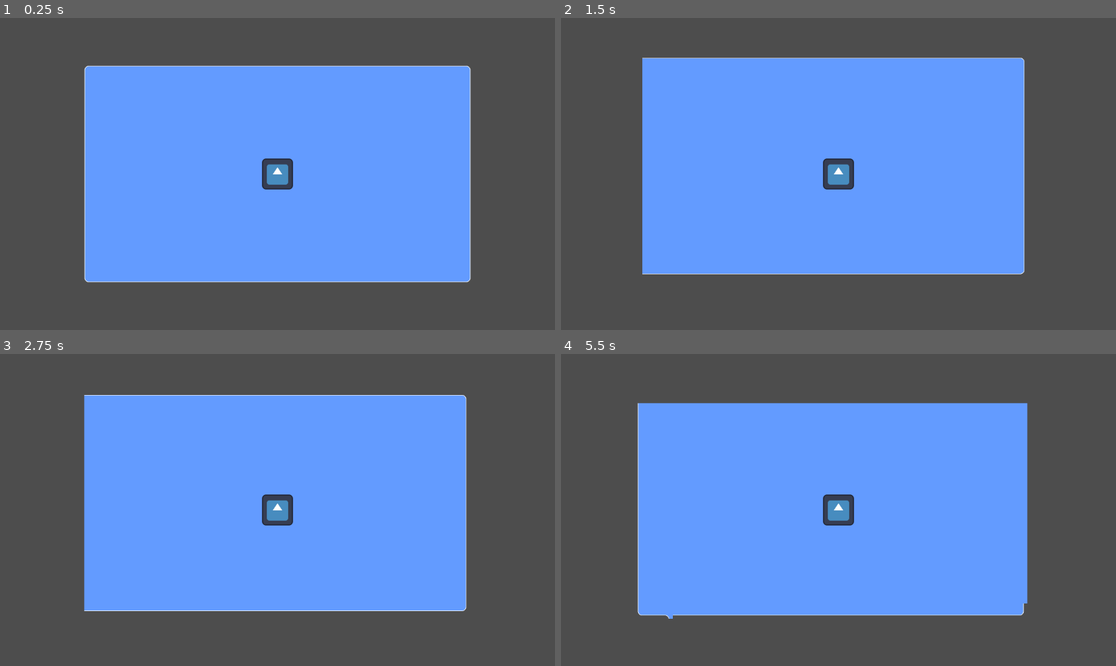
Above: before the commit, frames 1-4 (two rows, left to right).
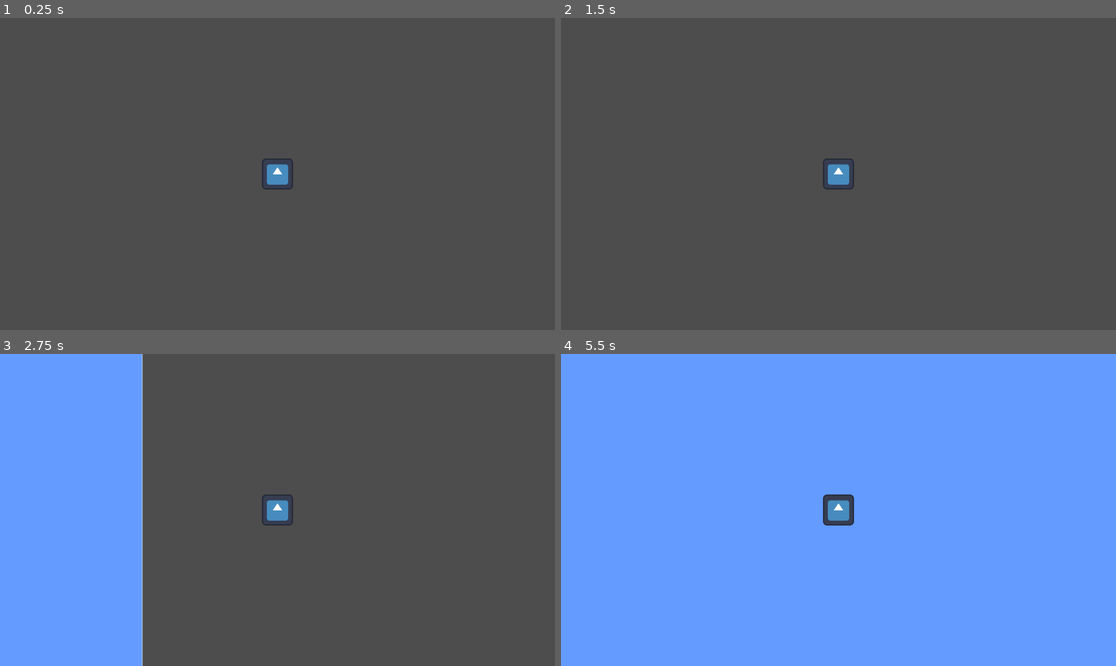
Above: after the commit, the same moments.

Repository: SimpleSyimyk/dualgrid-terrain-generation
Game: Godot game, scene res://example/world/world.tscn
The game is run twice, just before and just after one commit, with the same random seed, the same clock (stepped at 60 frames per second) and the same inputs. The engine's default icon, where the game draws it, is replaced by a stand-in: a white triangle on a blue panel in a dark square.
Inputs:
- Up to frame 1 (0.25 s): no input
- Up to frame 2 (1.5 s): tap Enter at 0.5 s; hold Right (ui_right) 0.53-1.28 s; hold Down (ui_down) from 1.28 s (still down)
- Up to frame 3 (2.75 s): release Down (ui_down) at 2.03 s; hold Right (ui_right) from 2.03 s (still down)
- Up to frame 4 (5.5 s): release Right (ui_right) at 2.78 s; hold Up (ui_up) 2.78-3.53 s; hold Left (ui_left) 3.53-5.03 s; hold Down (ui_down) from 5.03 s (still down)

The runs differ from the first frame. In frame 1, 48% of the frame differs, in the area x 15-85%, y 15-85%; in frame 2, 47%; in frame 3, 59%, in the area x 0-85%, y 0-100%; in frame 4, 53%.

Commit message:
Splash one freeze on multiple frames

Diff:
--- a/dual-grid-generator/example/world/world.tscn
+++ b/dual-grid-generator/example/world/world.tscn
@@ -198,6 +198,7 @@
 script = ExtResource("1_6xmxd")
 camera_path = NodePath("../Player/Camera2D")
 generation_params = SubResource("Resource_ai45w")
+render_distance = Vector2(4800, 2700)
 metadata/_custom_type_script = "uid://uglqrmvi70l4"
 
 [node name="Forest" type="TileMapLayer" parent="ProceduralGenerator"]
--- /dev/null
+++ b/dual-grid-generator/lib/ChunkChecker.gd
@@ -0,0 +1,91 @@
+class_name ChunkChecker extends Node
+
+var batch_size : int
+var chunk_arr : Array[Vector2i]
+var loaded_chunks : Dictionary
+var current_index : int = 0
+var biome_grids
+var noise_buffer
+var biome_names
+var generation_params
+var terrain_noise
+var biom_grid_resource_param_cache : Dictionary[int, PackedInt32Array] = {}
+var result
+
+func _init(
+	_chunk_arr: Array[Vector2i],
+	_batch_size: int,
+	_loaded_chunks : Dictionary,
+	_biome_grids,
+	_noise_buffer,
+	_biome_names,
+	_generation_params,
+	_terrain_noise,
+	_biom_grid_resource_param_cache
+
+	):
+	batch_size = _batch_size
+	chunk_arr = _chunk_arr
+	loaded_chunks = _loaded_chunks
+	biome_grids = _biome_grids
+	noise_buffer = _noise_buffer
+	biome_names = _biome_names
+	generation_params = _generation_params
+	terrain_noise = _terrain_noise
+	biom_grid_resource_param_cache = _biom_grid_resource_param_cache
+
+
+func process_batch():
+	var end_index = min(current_index + batch_size, chunk_arr.size())
+
+	for i in range(current_index, end_index):
+		var target_chunk_coords = chunk_arr[i] as Vector2i
+		if target_chunk_coords in loaded_chunks:
+			# Optional: check neighbors for completeness
+			if _chunk_neighbors_complete(target_chunk_coords):
+				continue
+		var biome_name: String = _determine_biome_at_coordinates(target_chunk_coords)
+		if biome_grids.has(biome_name):
+			loaded_chunks[target_chunk_coords] = biome_name
+			biome_grids[biome_name].auto_tile(target_chunk_coords)
+
+	current_index = end_index
+	if current_index >= chunk_arr.size():
+		return true
+	return false
+
+
+func _chunk_neighbors_complete(chunk_coords : Vector2i):
+	for dx in [-1, 0, 1]:
+		for dy in [-1, 0, 1]:
+			if Vector2i(chunk_coords.x + dx, chunk_coords.y + dy) not in loaded_chunks:
+				return false
+	return true
+
+
+func _determine_biome_at_coordinates(chunk_coords: Vector2i) -> String:
+	_get_noise_params(chunk_coords, noise_buffer)
+	var min_score: int = 10000
+	var best_index := -1
+	for biom_index in biome_names.size():
+		var current_similar: int =  _how_similar_params(biom_index, noise_buffer)
+		if current_similar < min_score:
+			min_score = current_similar
+			best_index = biom_index
+	return biome_names[best_index] if best_index != -1 else ""
+
+
+func _get_noise_params(chunk_coords: Vector2i, out_buffer: PackedInt32Array) -> void:
+	for index in range(generation_params.param_names.size()):
+		out_buffer[index] = _get_noise_value(chunk_coords.x, chunk_coords.y, index * 1000)
+
+func _get_noise_value(x_coordinate: int, y_coordinate: int, z_offset: int) -> int:
+	var value: int = floor(terrain_noise.get_noise_3d(x_coordinate, y_coordinate, z_offset) * 10)
+	return value if value > 0 else -value
+
+func _how_similar_params(biome_index: int, terrain_params_buffer: PackedInt32Array) -> int:
+	var total_difference_score: int = 0
+	var biome_params := biom_grid_resource_param_cache[biome_index]
+	for index in terrain_params_buffer.size():
+		total_difference_score += abs(biome_params[index] - terrain_params_buffer[index])
+	return total_difference_score
--- a/dual-grid-generator/lib/dual_grid/dual_grid.gd
+++ b/dual-grid-generator/lib/dual_grid/dual_grid.gd
@@ -1,39 +1,28 @@
 extends TileMapLayer
 class_name DualGrid
 
-
+const OFFSETS: Array[Vector2i] = [
+	Vector2i(-1, -1),
+	Vector2i( 0, -1),
+	Vector2i(-1,  0),
+	Vector2i( 0,  0),
+]
+const MASKS: Array[int] = [0b0001, 0b0010, 0b0100, 0b1000]
 
 var load_cells: Dictionary = {}
 
-func auto_erase(coords: Vector2) -> void:
+func auto_erase(coords: Vector2i) -> void:
 	if load_cells.has(coords):
-		var cell_coords: Array[Vector2] = [
-			Vector2(1, 1),
-			Vector2(0, 1),
-			Vector2(1, 0),
-			Vector2(0, 0)]
-
-		for coord in cell_coords:
-			var erase_coord: Vector2 = coords - coord
-			erase_cell(erase_coord)
-
+		for coord in OFFSETS:
+			erase_cell(coords + coord)
 		load_cells.erase(coords)
 
-func auto_tile(coords: Vector2) -> void:
-	var corners := {
-		coords - Vector2(1, 1): 0b0001,
-		coords - Vector2(0, 1): 0b0010,
-		coords - Vector2(1, 0): 0b0100,
-		coords - Vector2(0, 0): 0b1000,
-	}
-	for pos in corners:
-		_apply_cell(pos, corners[pos])
-
-func _apply_cell(coords: Vector2, value: int) -> void:
-	if not load_cells.has(coords):
-		load_cells[coords] = value
-	else:
-		load_cells[coords] |= value
-	var x: int = load_cells[coords] - 1
-
-	set_cell(coords, 0, Vector2(x, 0), 0)
+func auto_tile(coords: Vector2i) -> void:
+	var lc := load_cells
+	for i in 4:
+		var pos := coords + OFFSETS[i]
+		var mask := MASKS[i]
+		var prev : int = lc.get(pos, 0)
+		var value : int = prev | mask
+		lc[pos] = value
+		set_cell(pos, 0, Vector2i(value - 1, 0), 0)
--- a/dual-grid-generator/lib/procedural_generator.gd
+++ b/dual-grid-generator/lib/procedural_generator.gd
@@ -13,6 +13,12 @@
 var loaded_chunks: Dictionary[Vector2i, String] = {}
 var previous_camera_position: Vector2i = Vector2i(0,0)
 
+var biom_grid_resource_param_cache: Dictionary[int, PackedInt32Array] = {}
+var noise_buffer := PackedInt32Array()
+var biome_names : Array[String]
+var stashed_checkers : Array[ChunkChecker]
+
+
 func _ready() -> void:
 	position = Vector2(16,16)
 	render_distance = _position_to_coords(render_distance)
@@ -20,7 +26,19 @@
 	_initialize_biome_grids()
 	_initial_camera()
 
+
+func _process(delta: float) -> void:
+	if stashed_checkers.size() != 0:
+		for checker in stashed_checkers:
+			var is_completed = checker.process_batch()
+			if is_completed:
+				stashed_checkers.erase(checker)
+				checker = null
+
+
 func _physics_process(_delta: float) -> void:
+	if Engine.get_physics_frames() % 60 != 0:
+		return
 	_handle_chunk_generation()
 
 func _initial_camera() -> void:
@@ -34,16 +52,25 @@
 		_update_chunks_around_camera(current_camera_chunk)
 
 func _initialize_noise_generator(seed_value: int = 0) -> void:
+	noise_buffer.resize(generation_params.param_names.size())
 	terrain_noise.seed = seed_value
 	terrain_noise.frequency = frecuency
 	terrain_noise.fractal_type = FastNoiseLite.FRACTAL_NONE
 
 func _initialize_biome_grids() -> void:
-	for biome_name: String in generation_params.biome_names:
+	biome_names = generation_params.biome_names
+	for biom_index: int in generation_params.biome_names.size():
+		var biome_name: String = generation_params.biome_names[biom_index]
 		var path: String = generation_params.get_biom_path(biome_name)
 		var biome_grid: DualGrid = get_node_or_null(path)
 		if biome_grid != null:
 			biome_grids[biome_name] = biome_grid
+		var biom_params = generation_params.get_params(biome_name)
+		var arr := PackedInt32Array()
+		arr.resize(generation_params.param_names.size())
+		for i in generation_params.param_names.size():
+			arr[i] = biom_params[generation_params.param_names[i]]
+		biom_grid_resource_param_cache[biom_index] = arr
 
 
 
@@ -74,46 +101,57 @@
 			biome_grids[chunk_biome_name].auto_erase(chunk_coords)
 		loaded_chunks.erase(chunk_coords)
 
+# Returns true if all neighbor chunks exist
+func _chunk_neighbors_complete(chunk_coords: Vector2i) -> bool:
+	for dx in [-1, 0, 1]:
+		for dy in [-1, 0, 1]:
+			if Vector2i(chunk_coords.x + dx, chunk_coords.y + dy) not in loaded_chunks:
+				return false
+	return true
+
 
 func _load_chunks_in_range(render_half_width: int, render_half_height: int, camera_chunk_coords: Vector2) -> void:
+	var target_chunks_arr : Array[Vector2i]
 	for x_offset in range(-render_half_width, render_half_width):
 		for y_offset in range(-render_half_height, render_half_height):
-			var target_chunk_coords: Vector2i = Vector2i(int(camera_chunk_coords.x + x_offset),
-														 int(camera_chunk_coords.y + y_offset))
-			var biome_name: String = _determine_biome_at_coordinates(target_chunk_coords)
-			if biome_grids.has(biome_name):
-				loaded_chunks[target_chunk_coords] = biome_name
-				biome_grids[biome_name].auto_tile(target_chunk_coords)
+			target_chunks_arr.append(Vector2i(int(camera_chunk_coords.x + x_offset),int(camera_chunk_coords.y + y_offset)))
 
-func _determine_biome_at_coordinates(chunk_coords: Vector2) -> String:
-	var terrain_parameters: Dictionary = _get_noise_params(chunk_coords)
+	stashed_checkers.append(ChunkChecker.new(target_chunks_arr, 50, loaded_chunks, biome_grids, noise_buffer,biome_names,generation_params,terrain_noise,biom_grid_resource_param_cache))
+			## Skip if chunk already loaded
+			#if target_chunk_coords in loaded_chunks:
+				## Optional: check neighbors for completeness
+				#if _chunk_neighbors_complete(target_chunk_coords):
+					#continue
+			#var biome_name: String = _determine_biome_at_coordinates(target_chunk_coords)
+			#if biome_grids.has(biome_name):
+				#loaded_chunks[target_chunk_coords] = biome_name
+				#biome_grids[biome_name].auto_tile(target_chunk_coords)
+
+func _determine_biome_at_coordinates(chunk_coords: Vector2i) -> String:
+	_get_noise_params(chunk_coords, noise_buffer)
 	var min_score: int = 10000
-	var result: String = ''
-
-	for biome_name: String in generation_params.biome_names:
-		var current_similar: int = _how_similar_params(biome_name, terrain_parameters)
+	var best_index := -1
+	for biom_index in biome_names.size():
+		var current_similar: int =  _how_similar_params(biom_index, noise_buffer)
 		if current_similar < min_score:
 			min_score = current_similar
-			result = biome_name
-	return result
+			best_index = biom_index
+	return biome_names[best_index] if best_index != -1 else ""
 
-func _how_similar_params(biome_name: String, terrain_params: Dictionary) -> int:
-	var biome_reference_params: Dictionary = generation_params.get_params(biome_name)
+func _how_similar_params(biome_index: int, terrain_params_buffer: PackedInt32Array) -> int:
 	var total_difference_score: int = 0
-
-	for parameter_name: String in biome_reference_params.keys():
-		total_difference_score += int(abs(biome_reference_params[parameter_name] - terrain_params[parameter_name]))
-
+	var biome_params := biom_grid_resource_param_cache[biome_index]
+	for index in terrain_params_buffer.size():
+		total_difference_score += abs(biome_params[index] - terrain_params_buffer[index])
 	return total_difference_score
 
-func _get_noise_params(chunk_coords: Vector2) -> Dictionary:
-	var result: Dictionary[String, int] = {}
+func _get_noise_params(chunk_coords: Vector2i, out_buffer: PackedInt32Array) -> void:
 	for index in range(generation_params.param_names.size()):
-		result[generation_params.param_names[index]] = _get_noise_value(chunk_coords.x, chunk_coords.y, index * 1000)
-	return result
+		out_buffer[index] = _get_noise_value(chunk_coords.x, chunk_coords.y, index * 1000)
 
-func _get_noise_value(x_coordinate: float, y_coordinate: float, z_offset: float) -> int:
-	return abs(floor(terrain_noise.get_noise_3d(x_coordinate, y_coordinate, z_offset) * 10))
+func _get_noise_value(x_coordinate: int, y_coordinate: int, z_offset: int) -> int:
+	var value: int = floor(terrain_noise.get_noise_3d(x_coordinate, y_coordinate, z_offset) * 10)
+	return value if value > 0 else -value
 
 func _position_to_coords(world_position: Vector2) -> Vector2i:
 	var chunk_x: int = floor(world_position.x / tile_size.x)
--- a/dual-grid-generator/project.godot
+++ b/dual-grid-generator/project.godot
@@ -18,3 +18,8 @@
 [dotnet]
 
 project/assembly_name="DualGridGenerator"
+
+[rendering]
+
+renderer/rendering_method="gl_compatibility"
+renderer/rendering_method.mobile="gl_compatibility"
Not shown, added: dual-grid-generator/lib/ChunkChecker.gd.uid
Not shown, added: .gitignore
